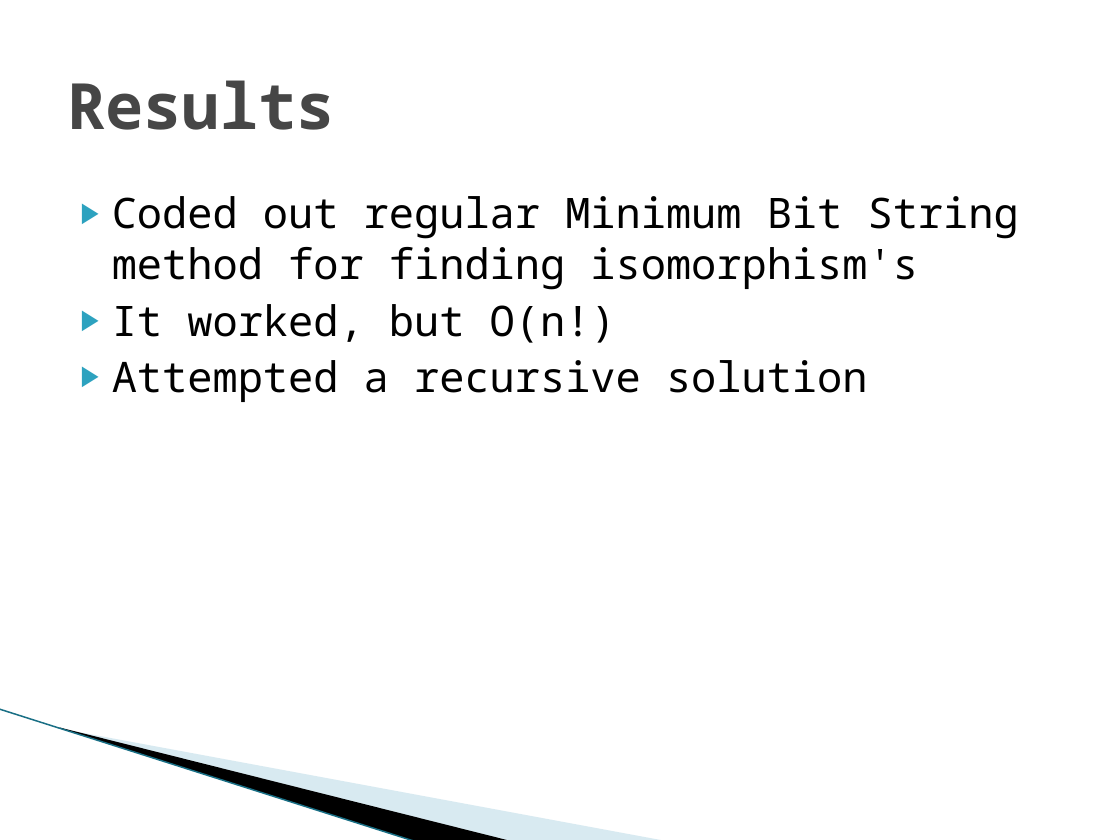
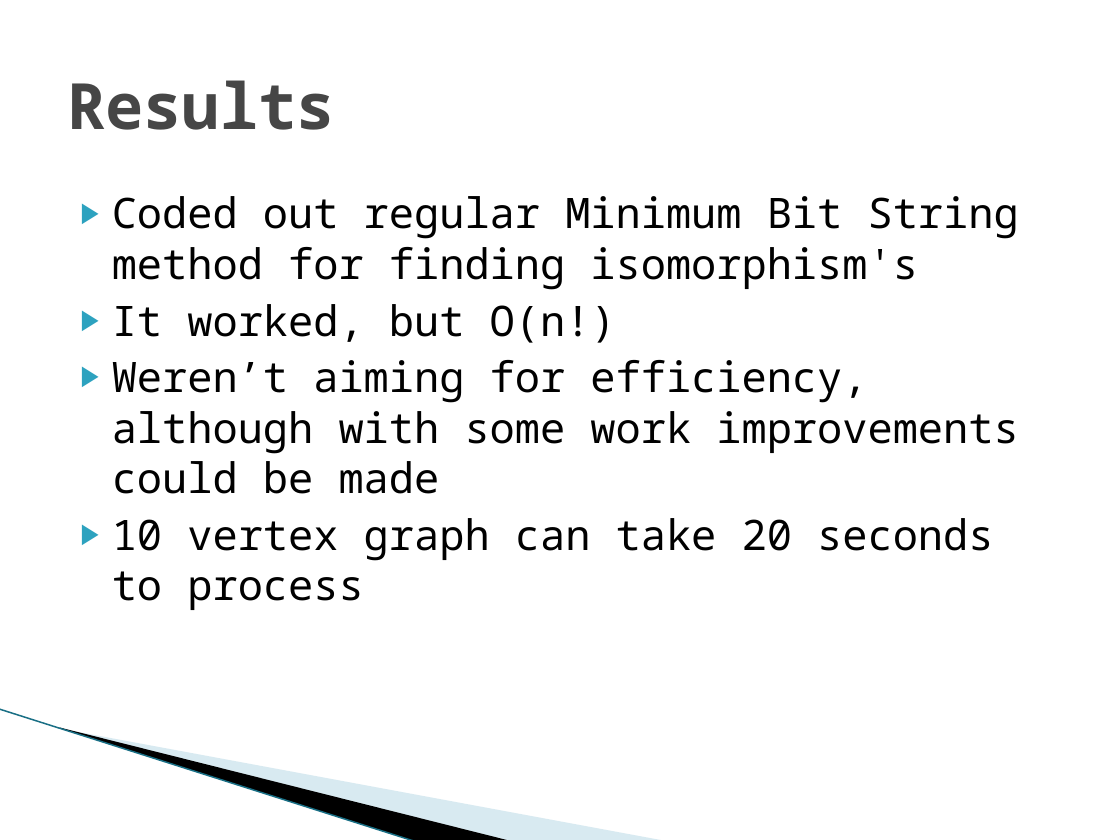
Before and after one commit to kjrcda/recursive-bit-string-isomorphism, a slide deck: slide 9 of Solving Graph Isomorphism with Minimum Bit Strings.pptx. Drawn at 1120x840 pixels with LibreOffice and Linux fonts; fonts in the diff are those of the drawing; background and template pictures are left out. Boxes give left, top, right and bottom in pixels: in the first picture for what was removed or moved away, otherwise in the second. Text is boxed around its words. In the diff, an @@ line names an element or a change of style, - is before the commit and + after.

Commit message:
small changes
Small optimization (cuts 4 seconds of of 20). ppt updated.

```diff
--- a/Solving Graph Isomorphism with Minimum Bit Strings.pptx
+++ b/Solving Graph Isomorphism with Minimum Bit Strings.pptx
@@ text at bbox=[112, 360, 1018, 610]: text changed @@
-▶ Attempted a recursive solution
+▶ Weren’t aiming for efficiency, although with some work improvements could be made
+▶ 10 vertex graph can take 20 seconds to process
```
Also in this commit, not shown: 3 other slides changed, 1 slide added, 2 other files.
